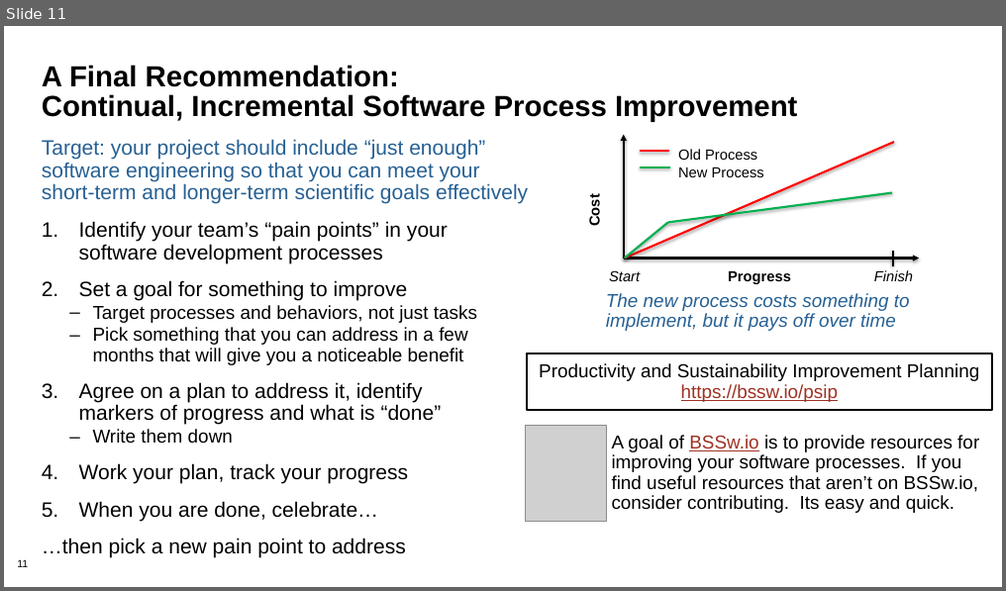
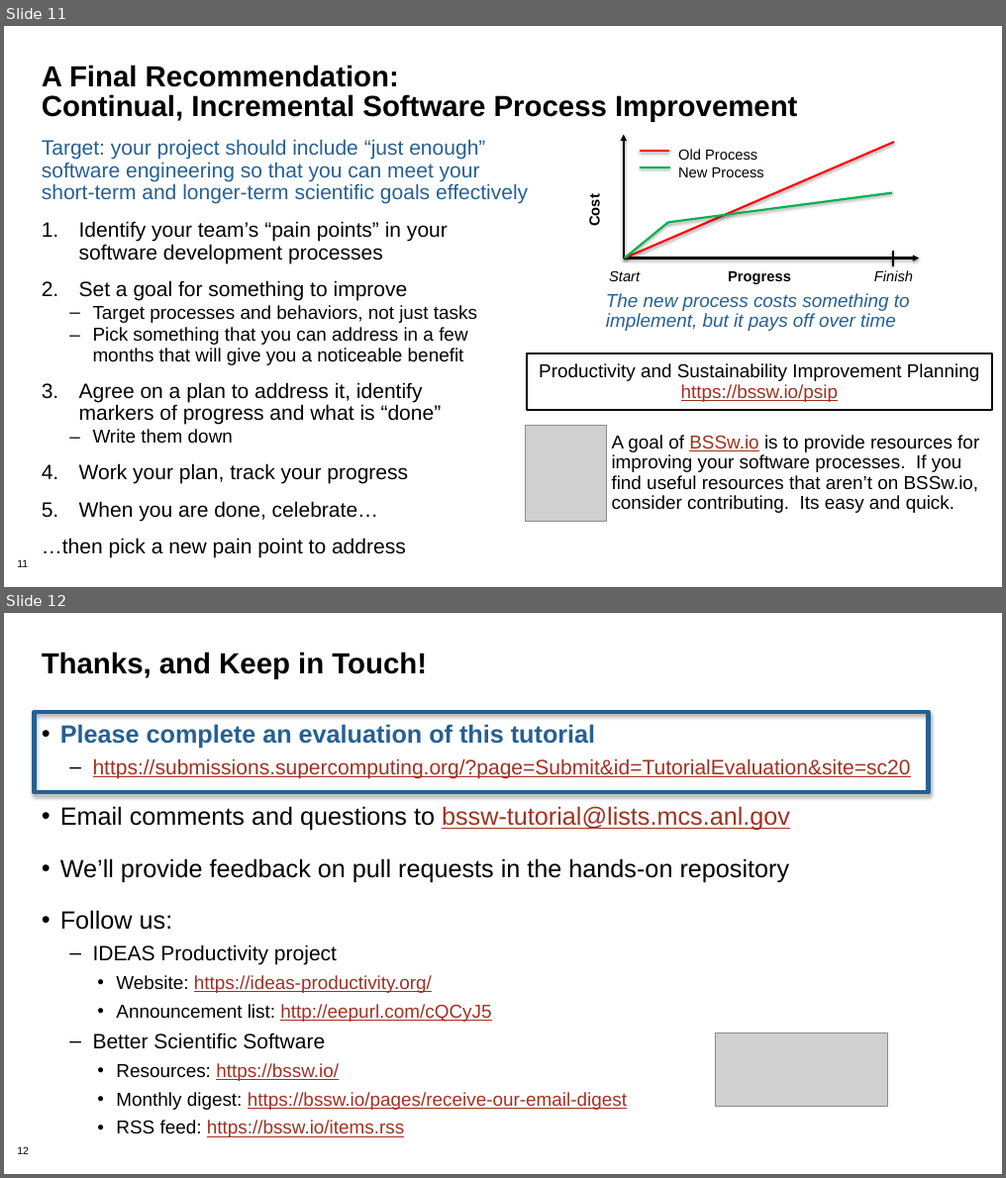
Before and after one commit to bssw-tutorial/presentations, a slide deck: 11-summary.pptx. Shown one above the other, each under a label of ours: slide 11 before the commit, slides 11 and 12 after it. The pictures are 1006x591 and 1006x1178 pixels, drawn with LibreOffice and Linux fonts; fonts in the diff are those of the drawing; grey boxes stand for pictures; background and template pictures are left out. Boxes give left, top, right and bottom in pixels: in the first picture for what was removed or moved away, otherwise in the second. Text is boxed around its words. In the diff, an @@ line names an element or a change of style, - is before the commit and + after.

Commit message:
Ongoing minor revisions

```diff
--- a/11-summary.pptx
+++ b/11-summary.pptx
@@ slide 12 added at [4,613,1002,1174], background #FFFFFF; not listed: 1 template element that a slide beside it also shows @@
@@ title added at [42,652,427,679], 28 pt, text #000000, bold @@
+Thanks, and Keep in Touch!
@@ rectangle added at [34,712,928,792], outline #266093 4.5 pt @@
@@ text added at [60,724,911,1138], 18 pt, text #A03123, underline @@
+• Please complete an evaluation of this tutorial
+  – https://submissions.supercomputing.org/?page=Submit&id=TutorialEvaluation&site=sc20
+• Email comments and questions to bssw-tutorial@lists.mcs.anl.gov
+• We’ll provide feedback on pull requests in the hands-on repository
+• Follow us:
+  – IDEAS Productivity project
+    • Website: https://ideas-productivity.org/
+    • Announcement list: http://eepurl.com/cQCyJ5
+  – Better Scientific Software
+    • Resources: https://bssw.io/
+    • Monthly digest: https://bssw.io/pages/receive-our-email-digest
+    • RSS feed: https://bssw.io/items.rss
@@ picture added at [715,1033,887,1107] @@
```
